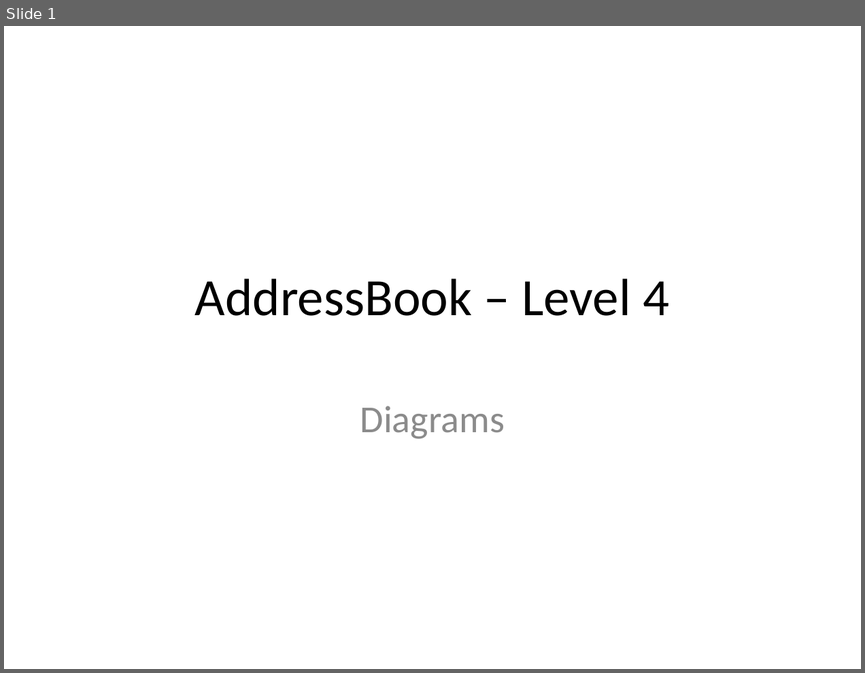
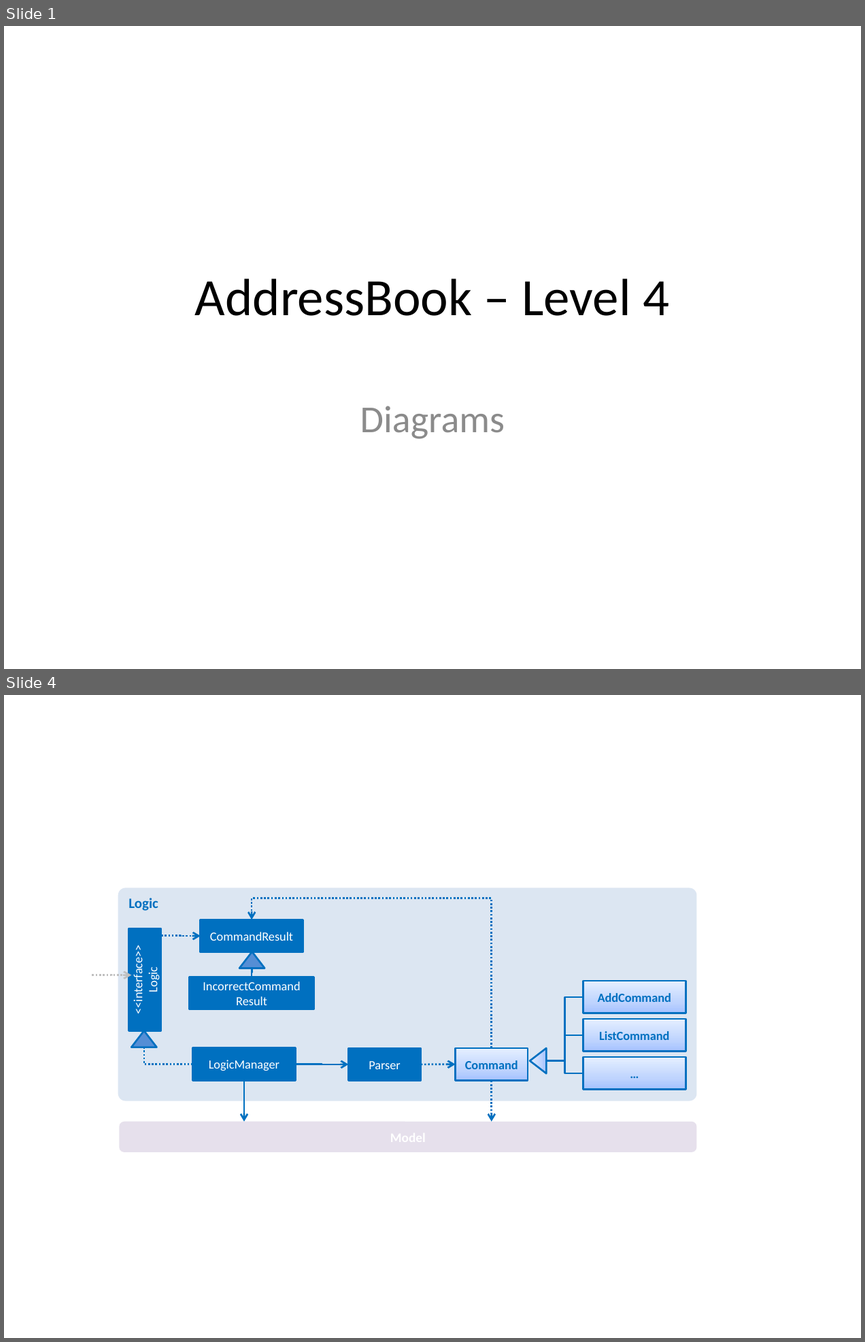
Before and after one commit to se-edu/addressbook-level4, a slide deck: docs/diagrams/Diagrams.pptx. Shown one above the other, each under a label of ours: slide 1 before the commit, slides 1 and 4 after it; the slides between them are not shown. The pictures are 865x673 and 865x1342 pixels, drawn with LibreOffice and Linux fonts; fonts in the diff are those of the drawing. Boxes give left, top, right and bottom in pixels: in the first picture for what was removed or moved away, otherwise in the second. Text is boxed around its words. In the diff, an @@ line names an element or a change of style, - is before the commit and + after.

```diff
--- a/docs/diagrams/Diagrams.pptx
+++ b/docs/diagrams/Diagrams.pptx
@@ slide 4 added at box(4, 695, 861, 1338), background #FFFFFF @@
@@ rounded rectangle added at box(118, 888, 696, 1100), fill #DCE6F2, 12 pt, text #0070C0, bold @@
+Logic
@@ elbow arrow added from (492, 1048) to (252, 919), #0070C0 1.5 pt dashed @@
@@ rectangle added at box(129, 928, 162, 1031), fill #0070C0, outline #0070C0 1.5 pt, 10.5 pt, text #FFFFFF @@
+<<interface>>
+Logic
@@ elbow arrow added from (161, 936) to (201, 936), #0070C0 1.5 pt dashed @@
@@ rectangle added at box(201, 919, 303, 952), fill #0070C0, outline #0070C0 1.5 pt, 10.5 pt, text #FFFFFF @@
+CommandResult
@@ triangle added at box(239, 952, 265, 968), fill #558ED5, outline #0070C0 1.5 pt @@
@@ elbow arrow added from (92, 974) to (132, 975), #BFBFBF 1.5 pt dashed @@
@@ rectangle added at box(189, 977, 314, 1009), fill #0070C0, outline #0070C0 1.5 pt, 10.5 pt, text #FFFFFF @@
+IncorrectCommand
+Result
@@ elbow line added from (252, 968) to (252, 977), #0070C0 1.5 pt @@
@@ elbow line added from (583, 997) to (547, 1061), #0070C0 1.5 pt @@
@@ rectangle added at box(583, 981, 686, 1013), fill gradient #A4C4FF to #BFD4FF to #E6EEFF, outline #0070C0 1.5 pt, 10.5 pt, text #0070C0, bold @@
+AddCommand
@@ rectangle added at box(583, 1019, 686, 1051), fill gradient #A4C4FF to #BFD4FF to #E6EEFF, outline #0070C0 1.5 pt, 10.5 pt, text #0070C0, bold @@
+ListCommand
@@ triangle added at box(132, 1031, 158, 1047), fill #558ED5, outline #0070C0 1.5 pt @@
@@ elbow line added from (547, 1061) to (583, 1035), #0070C0 1.5 pt @@
@@ elbow line added from (192, 1064) to (143, 1047), #0070C0 1.5 pt dashed @@
@@ rectangle added at box(192, 1048, 295, 1081), fill #0070C0, outline #0070C0 1.5 pt, 10.5 pt, text #FFFFFF @@
+LogicManager
@@ rectangle added at box(349, 1048, 420, 1081), fill #0070C0, outline #0070C0 1.5 pt, 10.5 pt, text #FFFFFF @@
+Parser
@@ rectangle added at box(456, 1048, 528, 1081), fill gradient #A4C4FF to #BFD4FF to #E6EEFF, outline #0070C0 1.5 pt, 10.5 pt, text #0070C0, bold @@
+Command
@@ triangle added at box(530, 1047, 546, 1073), fill gradient #A4C4FF to #BFD4FF to #E6EEFF, outline #0070C0 1.5 pt @@
@@ elbow line added from (547, 1061) to (583, 1073), #0070C0 1.5 pt @@
@@ rectangle added at box(583, 1057, 686, 1089), fill gradient #A4C4FF to #BFD4FF to #E6EEFF, outline #0070C0 1.5 pt, 10.5 pt, text #0070C0, bold @@
+…
@@ arrow added from (244, 1081) to (244, 1121), #0070C0 1.5 pt @@
@@ elbow arrow added from (295, 1064) to (349, 1064), #0070C0 1.5 pt @@
@@ arrow added from (420, 1064) to (456, 1064), #0070C0 1.5 pt dashed @@
@@ arrow added from (492, 1081) to (492, 1121), #0070C0 1.5 pt dashed @@
@@ rounded rectangle added at box(119, 1121, 696, 1152), fill #E6E0EC @@
```
Also in this commit, not shown: 1 slide changed, 3 other slides added, 2 slides removed, 1 other file.
